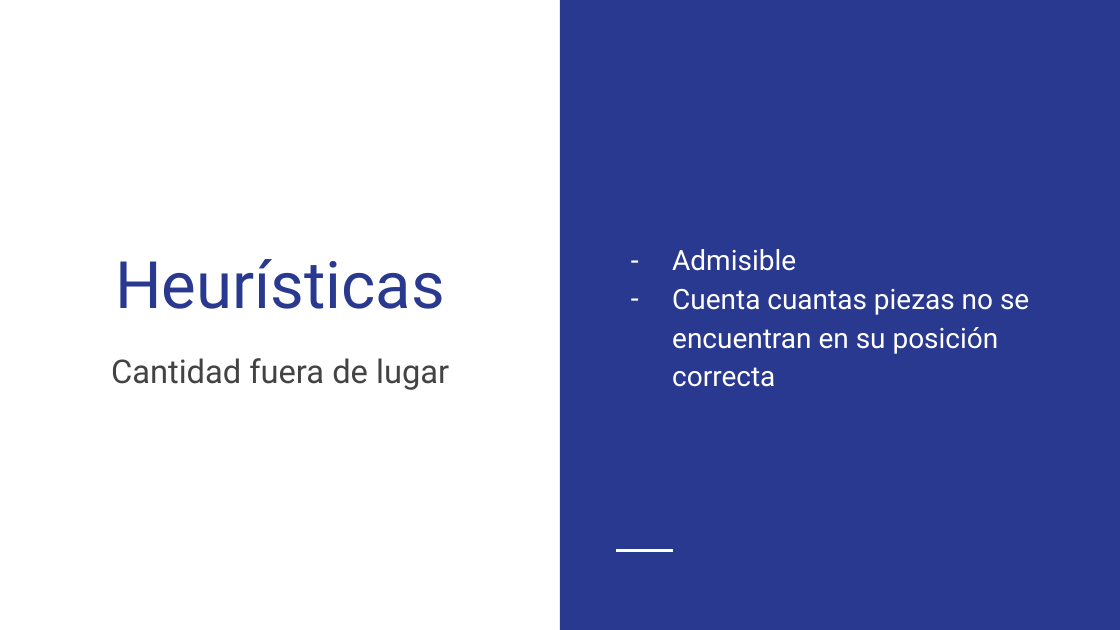
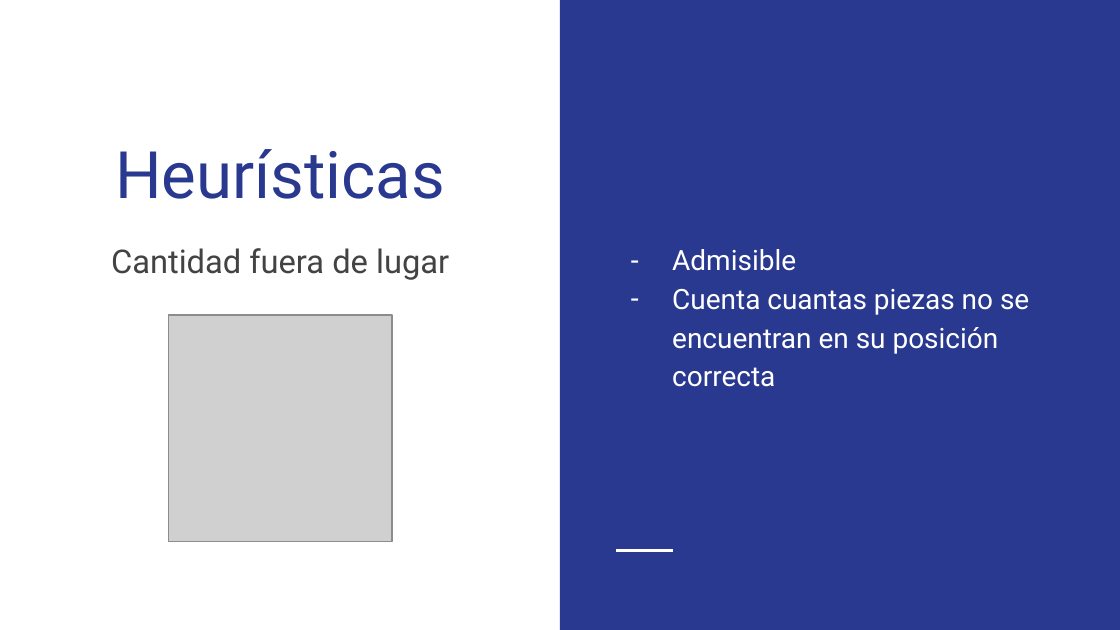
Before and after one commit to taturosati/SIA, a slide deck: slide 6 of TP1/TP1_PRESENTACIÓN.pptx. Drawn at 1120x630 pixels with LibreOffice and Linux fonts; fonts in the diff are those of the drawing; grey boxes stand for pictures. Boxes give left, top, right and bottom in pixels: in the first picture for what was removed or moved away, otherwise in the second. Text is boxed around its words. In the diff, an @@ line names an element or a change of style, - is before the commit and + after.

```diff
--- a/TP1/TP1_PRESENTACIÓN.pptx
+++ b/TP1/TP1_PRESENTACIÓN.pptx
@@ title "Heurísticas": place and size @@
-title "Heurísticas" at <box>115,259,445,309</box>
+title "Heurísticas" at <box>115,149,445,199</box>
@@ subtitle "Cantidad fuera de lugar": place and size @@
-subtitle "Cantidad fuera de lugar" at <box>111,358,449,390</box>
+subtitle "Cantidad fuera de lugar" at <box>111,248,449,280</box>
@@ picture added at <box>168,315,392,541</box> @@
```
Also in this commit, not shown: 5 other slides changed, 4 slides added.
